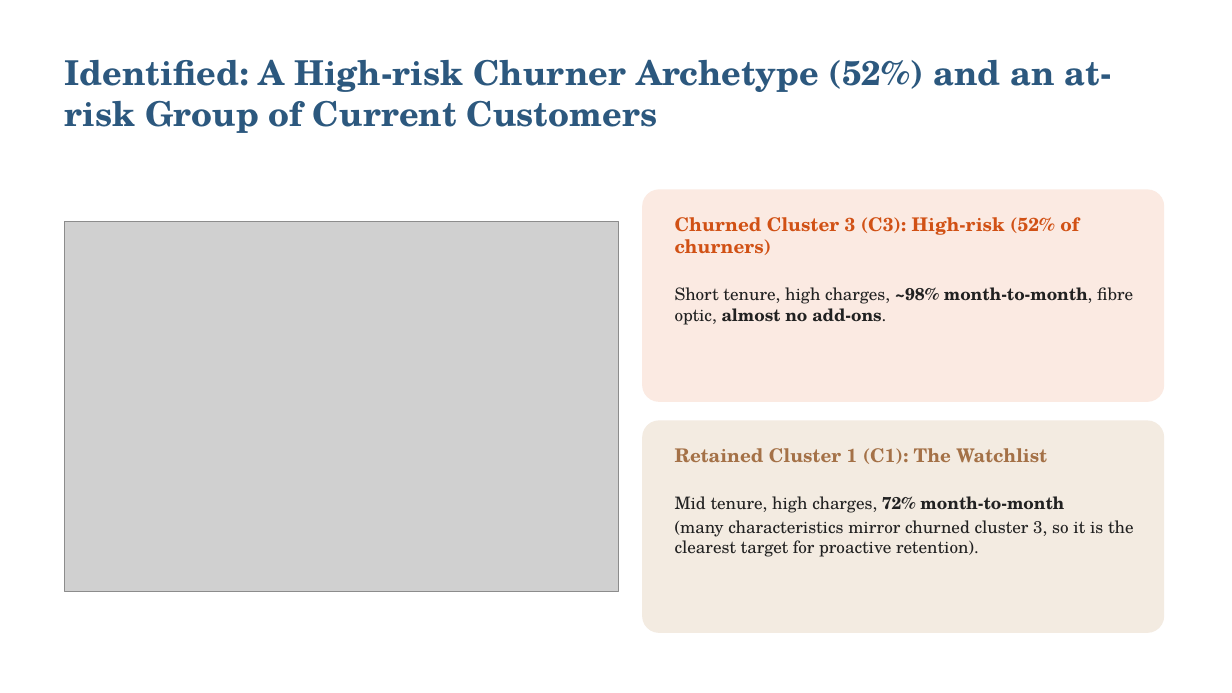
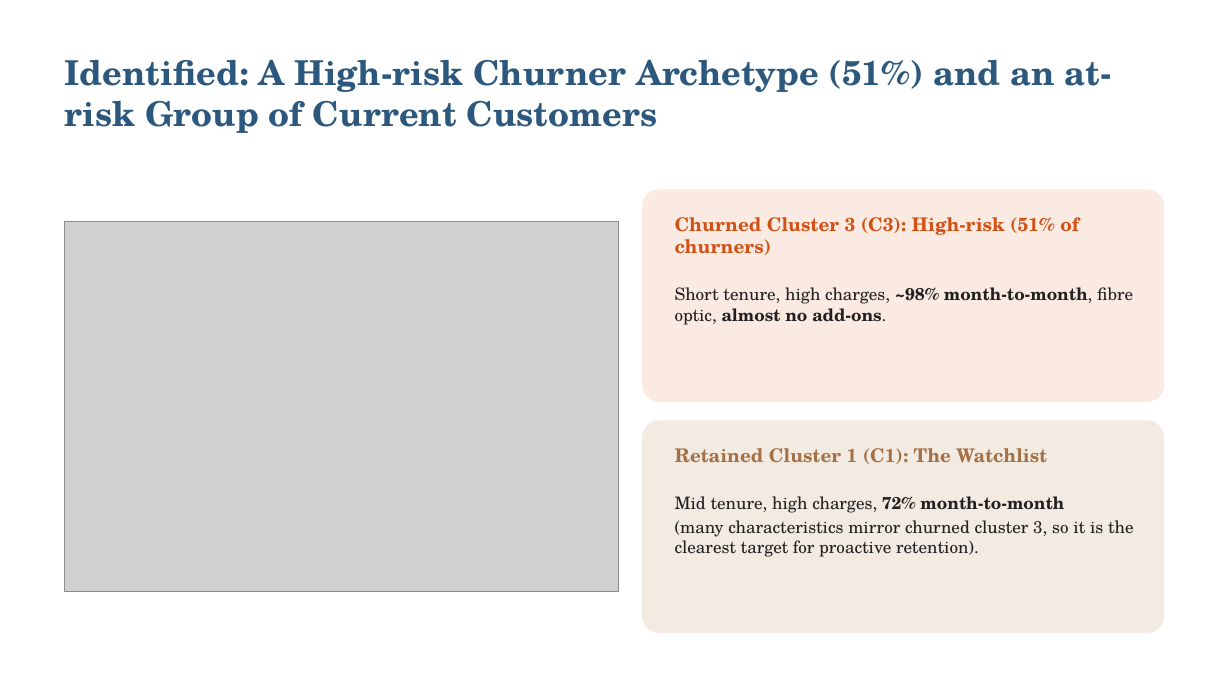
Before and after one commit to Sai-Bolla/SwanTeleco, a slide deck: slide 12 of SwanTeleco.pptx. Drawn at 1232x693 pixels with LibreOffice and Linux fonts; fonts in the diff are those of the drawing; grey boxes stand for pictures. Boxes give left, top, right and bottom in pixels: in the first picture for what was removed or moved away, otherwise in the second. Text is boxed around its words. In the diff, an @@ line names an element or a change of style, - is before the commit and + after.

```diff
--- a/SwanTeleco.pptx
+++ b/SwanTeleco.pptx
@@ text at (x1=65, y1=59, x2=1112, y2=133): text changed @@
-Identified: A High-risk Churner Archetype (52%) and an at-risk Group of Current Customers
+Identified: A High-risk Churner Archetype (51%) and an at-risk Group of Current Customers
@@ text at (x1=675, y1=217, x2=1079, y2=255): text changed @@
-Churned Cluster 3 (C3): High-risk (52% of churners)
+Churned Cluster 3 (C3): High-risk (51% of churners)
```
Also in this commit, not shown: 11 other slides changed.
